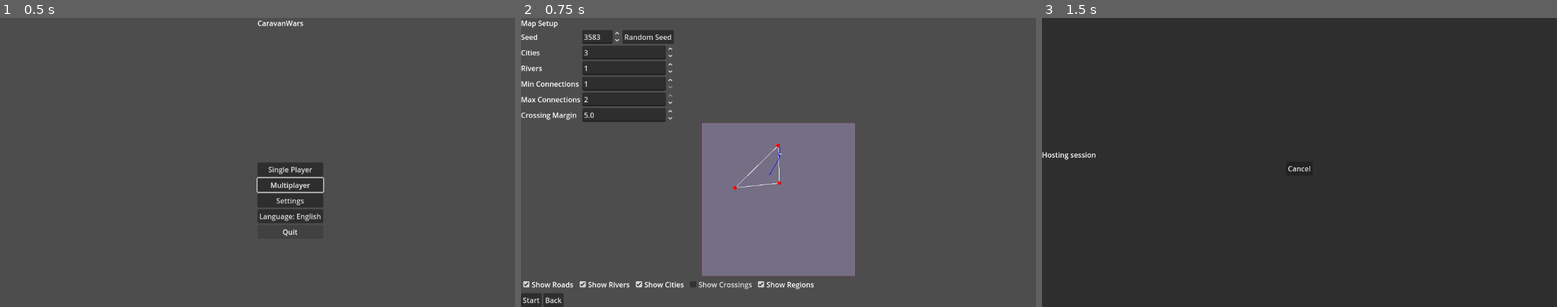
Above: before the commit, frames 1-3 (left to right).
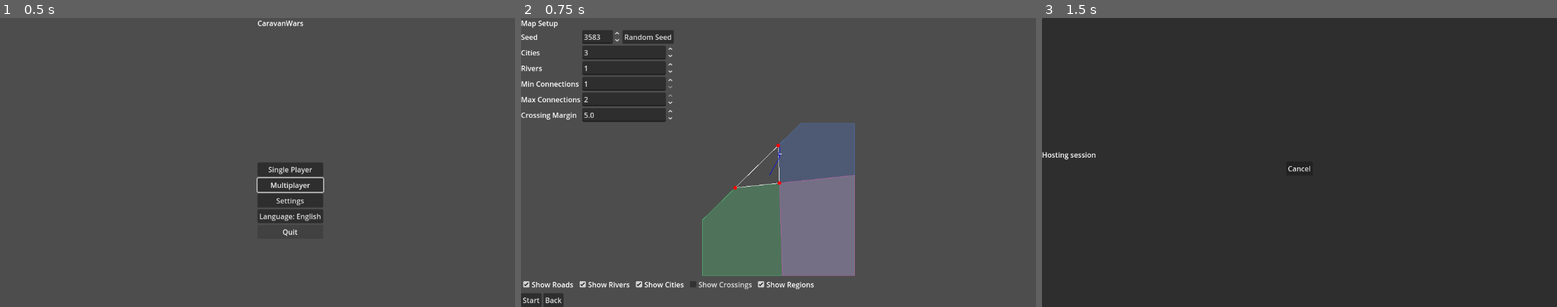
Above: after the commit, the same moments.

Repository: sepa79/CaravanWars
Game: Godot game, scene res://scenes/Main.tscn
Two runs of this game, one before a commit and one after it. Both use one fixed random seed, a clock stepped at 60 frames per second and the inputs below.
Inputs:
- Up to frame 1 (0.5 s): no input
- Up to frame 2 (0.75 s): click "Single Player" at 0.5 s
- Up to frame 3 (1.5 s): click "Start" at 1.25 s

Frame 1 is identical in both runs. In frame 2, 11% of the frame differs, in the area x 35-65%, y 36-90%; in frame 3, nothing differs.

Commit message:
fix voronoi clipping

Diff:
--- a/game/map/RegionGenerator.gd
+++ b/game/map/RegionGenerator.gd
@@ -58,6 +58,8 @@
         _add_neighbor(neighbor_lists, a, b)
         _add_neighbor(neighbor_lists, b, c)
         _add_neighbor(neighbor_lists, c, a)
+    for i in range(neighbor_lists.size()):
+        print("[RegionGenerator] point %s neighbors: %s" % [i, neighbor_lists[i]])
 
     var far: float = max(rect.size.x, rect.size.y) * 2.0
     var result: Array[PackedVector2Array] = []
@@ -71,12 +73,14 @@
             var normal := Vector2(dir.y, -dir.x)
             if normal.dot(p - mid) < 0:
                 normal = -normal
-            var half_plane := PackedVector2Array([
-                mid + dir * far + normal * far,
-                mid - dir * far + normal * far,
-                mid - dir * far - normal * far,
-                mid + dir * far - normal * far,
-            ])
+            # Build a large polygon representing the half-plane of points closer to
+            # p than q. The segment between p and q is extended in both directions
+            # and then offset toward the normal that keeps p inside.
+            var a1 := mid - dir * far
+            var a2 := mid + dir * far
+            var b2 := a2 + normal * far * 2.0
+            var b1 := a1 + normal * far * 2.0
+            var half_plane := PackedVector2Array([a1, a2, b2, b1])
             var clipped := Geometry2D.intersect_polygons(cell, half_plane)
             if clipped.size() == 0:
                 print("[RegionGenerator] cell %s clipped out by point %s" % [i, j])
Not shown, changed: CHANGELOG.md
